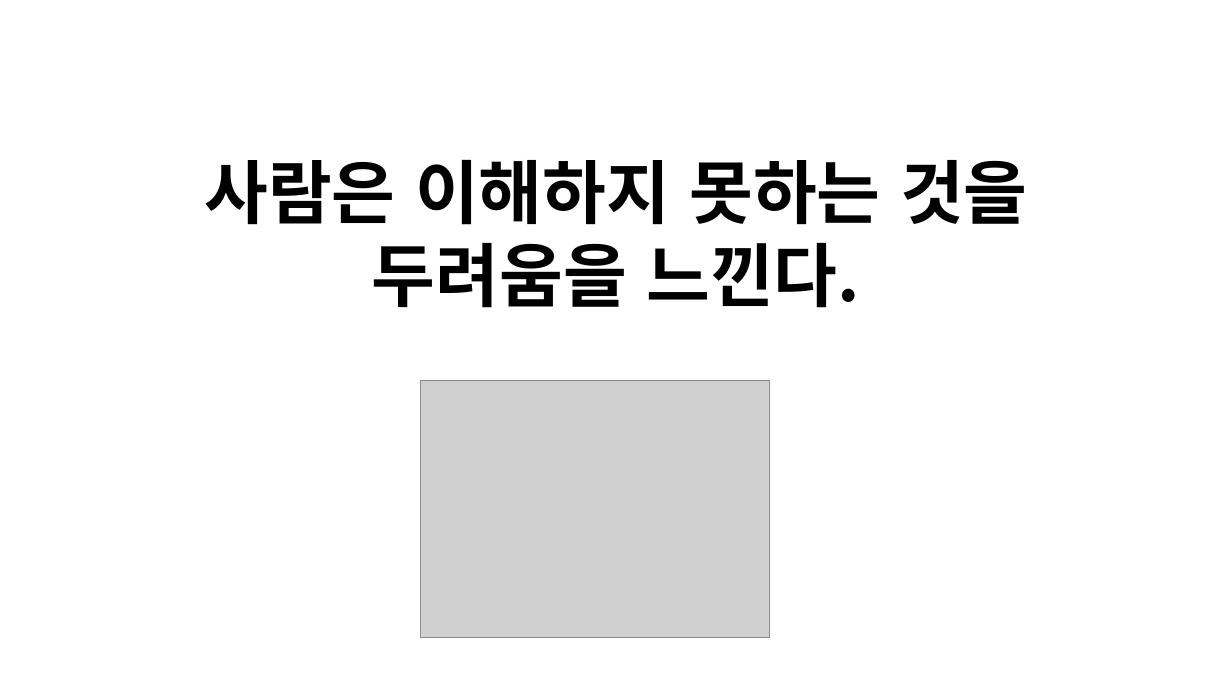
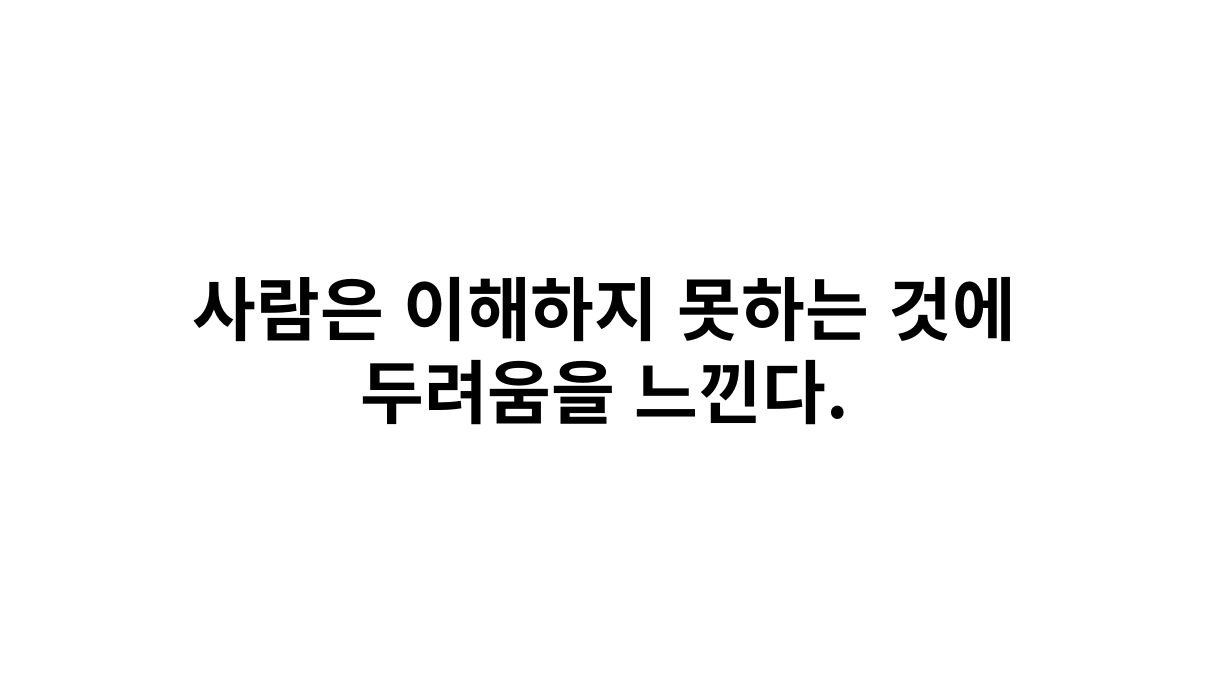
Before and after one commit to visualkhh/book-hibernate, a slide deck: slide 8 of hibernate5.x.pptx (slide 7 before the commit). Drawn at 1232x693 pixels with LibreOffice and Linux fonts; fonts in the diff are those of the drawing; grey boxes stand for pictures. Boxes give left, top, right and bottom in pixels: in the first picture for what was removed or moved away, otherwise in the second. Text is boxed around its words. In the diff, an @@ line names an element or a change of style, - is before the commit and + after.

```diff
--- a/hibernate5.x.pptx
+++ b/hibernate5.x.pptx
@@ text at <box>193,277,1017,425</box>: text changed @@
-사람은 이해하지 못하는 것을
-두려움을 느낀다.
+사람은 이해하지 못하는 것에
+두려움을 느낀다.
@@ picture removed at <box>421,380,770,637</box> @@
```
Also in this commit, not shown: 9 other slides changed, 2 slides added.
